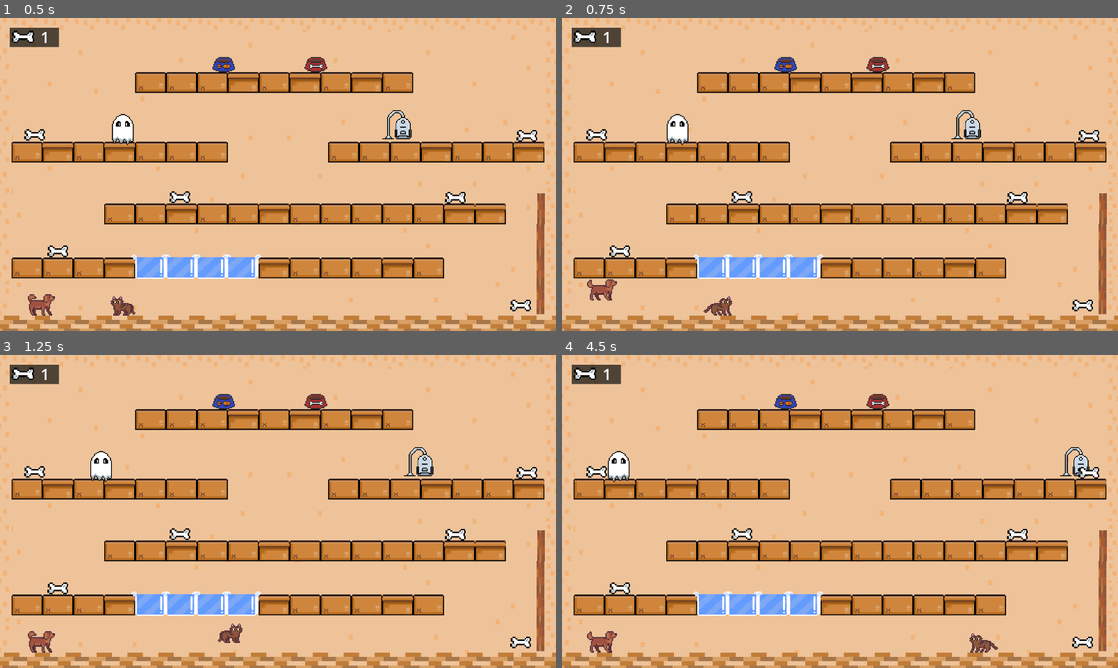
Above: before the commit, frames 1-4 (two rows, left to right).
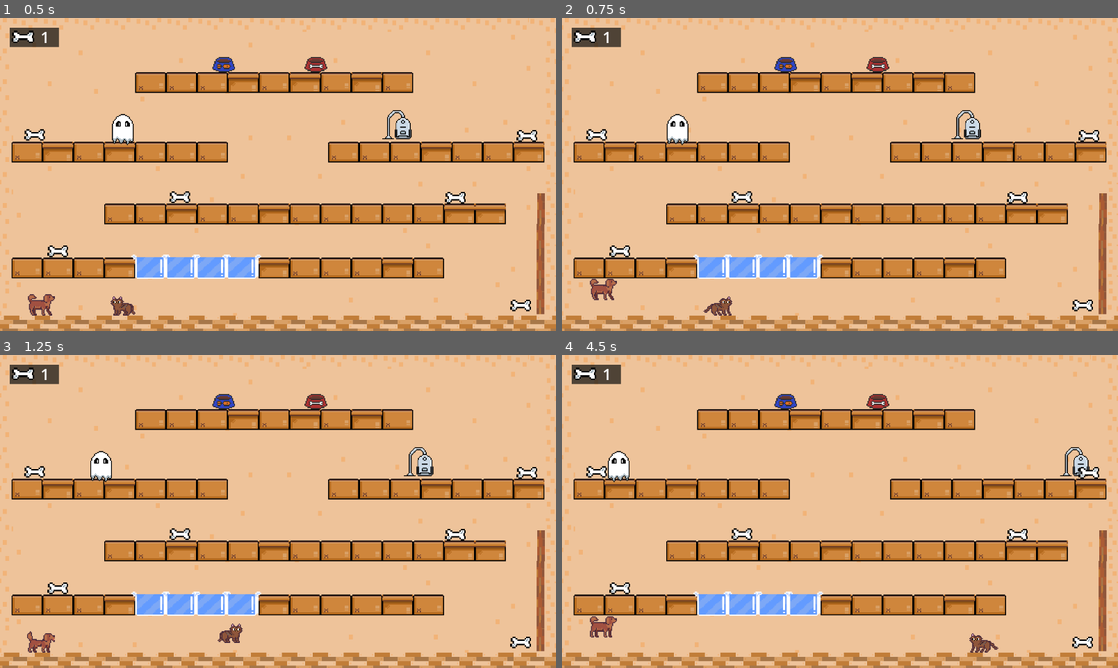
Above: after the commit, the same moments.

Repository: SimranKBrar/FrinciAndRosie
Game: Godot game, scene res://Scenes/Main.tscn
Two runs of this game, one before a commit and one after it. Both use one fixed random seed, a clock stepped at 60 frames per second and the inputs below.
Inputs:
- Up to frame 1 (0.5 s): no input
- Up to frame 2 (0.75 s): tap Enter (ui_accept) at 0.5 s; hold D (cat_right) from 0.53 s (still down); hold Enter (ui_accept) from 0.53 s (still down)
- Up to frame 3 (1.25 s): keep holding D (cat_right); keep holding Enter (ui_accept); tap E (cat_jump) at 0.77, 1.07 s; tap Shift (ui_attack) at 0.8 s
- Up to frame 4 (4.5 s): release Enter (ui_accept) at 1.28 s; tap Shift (ui_attack) at 1.35, 3.05, 4.35 s; tap E (cat_jump) at 1.52, 1.55, 1.82, 3.02, 3.32, 3.77, 3.8, 4.07 s; release D (cat_right) at 2.03 s; hold A (cat_left) 2.03-2.78 s; hold E (cat_jump) 2.03-2.78 s; tap Enter (ui_accept) at 2.3 s; hold D (cat_right) 2.78-4.28 s; tap Q (cat_attack) at 2.85 s; hold Enter (ui_accept) 3.53-4.28 s; hold A (cat_left) from 4.28 s (still down)

Frame 1 is identical in both runs. In frame 2, 0.1% of the frame differs, in the area x 4-10%, y 83-91%; in frame 3, 0.2%; in frame 4, 0.4%, in the area x 4-10%, y 83-96%.

Commit message:
working on animations

Diff:
--- a/FrinciAndRosie/CatPlayer.gd
+++ b/FrinciAndRosie/CatPlayer.gd
@@ -41,13 +41,13 @@
 #animations
 func player_animations():
 	#on left (add is_action_just_released so you continue running after jumping)
-	if Input.is_action_pressed("cat_left") || Input.is_action_just_released("cat_accept"):
+	if Input.is_action_pressed("cat_left") || Input.is_action_just_released("cat_jump"):
 		$AnimatedSprite2D.flip_h = false
 		$AttackBox.position.x = -50
 		$AnimatedSprite2D.play("catwalk")
 
 	#on right (add is_action_just_released so you continue running after jumping)
-	if Input.is_action_pressed("cat_right") || Input.is_action_just_released("cat_accept"):
+	if Input.is_action_pressed("cat_right") || Input.is_action_just_released("cat_jump"):
 		$AnimatedSprite2D.flip_h = true
 		$AttackBox.position.x = 0
 		$AnimatedSprite2D.play("catwalk")
--- a/FrinciAndRosie/Scenes/player.tscn
+++ b/FrinciAndRosie/Scenes/player.tscn
@@ -1,10 +1,25 @@
-[gd_scene load_steps=15 format=3 uid="uid://bgfl4ut0c54t8"]
+[gd_scene load_steps=30 format=3 uid="uid://bgfl4ut0c54t8"]
 
 [ext_resource type="Script" path="res://Scripts/player.gd" id="1_e5fsk"]
 [ext_resource type="Texture2D" uid="uid://b4edxm440muh8" path="res://Assets/Sprite-0001-Recovered3.png" id="2_8otrx"]
+[ext_resource type="Texture2D" uid="uid://bhan4y82hui0i" path="res://Assets/dogattack1.png" id="2_a46s6"]
+[ext_resource type="Texture2D" uid="uid://c3ggb0buwjube" path="res://Assets/dogattack2.png" id="3_2a837"]
 [ext_resource type="Texture2D" uid="uid://cbcmkmil2q2ql" path="res://Assets/Sprite-0001-Recovered2.png" id="3_wbr7v"]
+[ext_resource type="Texture2D" uid="uid://fjlm54t28y6i" path="res://Assets/dogdeath1.png" id="4_5u464"]
 [ext_resource type="Script" path="res://Treats.gd" id="4_8e40i"]
 [ext_resource type="Texture2D" uid="uid://x4jkevc7a7e" path="res://Assets/bone.png" id="5_07daj"]
+[ext_resource type="Texture2D" uid="uid://dsuyrlmgb4igc" path="res://Assets/dogdeath2.png" id="5_fjpa2"]
+[ext_resource type="Texture2D" uid="uid://55j3rrvbi4rf" path="res://Assets/dogdeath3.png" id="6_f0egh"]
+[ext_resource type="Texture2D" uid="uid://2p0cdbqre6c4" path="res://Assets/dogdeath4.png" id="7_brj5m"]
+[ext_resource type="Texture2D" uid="uid://nu62jqhq4e8n" path="res://Assets/dogidlke1.png" id="8_kt8ap"]
+[ext_resource type="Texture2D" uid="uid://cgw4ld6dcssxk" path="res://Assets/dogidlke2.png" id="9_d8rrl"]
+[ext_resource type="Texture2D" uid="uid://be40qcbfs6dt1" path="res://Assets/dogjump1.png" id="10_23cx2"]
+[ext_resource type="Texture2D" uid="uid://2cuki752n4c4" path="res://Assets/dogjump2.png" id="11_6pi5b"]
+[ext_resource type="Texture2D" uid="uid://4utqgb7yt6j7" path="res://Assets/dogjump3.png" id="12_gw0py"]
+[ext_resource type="Texture2D" uid="uid://df170sllrij3l" path="res://Assets/dogjump4.png" id="13_rjcrm"]
+[ext_resource type="Texture2D" uid="uid://sata1xa1y073" path="res://Assets/dogswim1.png" id="14_m8mtt"]
+[ext_resource type="Texture2D" uid="uid://cplabophgfjnx" path="res://Assets/dogswim2.png" id="15_frwkh"]
+[ext_resource type="Texture2D" uid="uid://bu6qte7bdpn54" path="res://Assets/dogswim3.png" id="16_u30kt"]
 
 [sub_resource type="RectangleShape2D" id="RectangleShape2D_353vg"]
 size = Vector2(23, 22)
@@ -13,14 +28,84 @@
 animations = [{
 "frames": [{
 "duration": 1.0,
+"texture": ExtResource("2_a46s6")
+}, {
+"duration": 1.0,
+"texture": ExtResource("3_2a837")
+}],
+"loop": false,
+"name": &"dog_attack",
+"speed": 3.0
+}, {
+"frames": [{
+"duration": 1.0,
+"texture": ExtResource("4_5u464")
+}, {
+"duration": 1.0,
+"texture": ExtResource("5_fjpa2")
+}, {
+"duration": 1.0,
+"texture": ExtResource("6_f0egh")
+}, {
+"duration": 1.0,
+"texture": ExtResource("7_brj5m")
+}],
+"loop": false,
+"name": &"dog_death",
+"speed": 3.0
+}, {
+"frames": [{
+"duration": 1.0,
+"texture": ExtResource("8_kt8ap")
+}, {
+"duration": 1.0,
+"texture": ExtResource("9_d8rrl")
+}],
+"loop": true,
+"name": &"dog_idle",
+"speed": 2.0
+}, {
+"frames": [{
+"duration": 1.0,
+"texture": ExtResource("10_23cx2")
+}, {
+"duration": 1.0,
+"texture": ExtResource("11_6pi5b")
+}, {
+"duration": 1.0,
+"texture": ExtResource("12_gw0py")
+}, {
+"duration": 1.0,
+"texture": ExtResource("13_rjcrm")
+}],
+"loop": false,
+"name": &"dog_jump",
+"speed": 5.0
+}, {
+"frames": [{
+"duration": 1.0,
+"texture": ExtResource("14_m8mtt")
+}, {
+"duration": 1.0,
+"texture": ExtResource("15_frwkh")
+}, {
+"duration": 1.0,
+"texture": ExtResource("16_u30kt")
+}],
+"loop": false,
+"name": &"dog_swim",
+"speed": 7.0
+}, {
+"frames": [{
+"duration": 1.0,
 "texture": ExtResource("2_8otrx")
 }, {
 "duration": 1.0,
 "texture": ExtResource("3_wbr7v")
 }],
 "loop": false,
-"name": &"dogwalk",
-"speed": 5.0
+"name": &"dog_walk",
+"speed": 6.0
 }]
 
 [sub_resource type="RectangleShape2D" id="RectangleShape2D_mnchj"]
@@ -68,7 +153,7 @@
 [node name="AnimatedSprite2D" type="AnimatedSprite2D" parent="."]
 position = Vector2(3, -1)
 sprite_frames = SubResource("SpriteFrames_fwyh0")
-animation = &"dogwalk"
+animation = &"dog_walk"
 frame = 1
 frame_progress = 1.0
 
--- a/FrinciAndRosie/Scripts/player.gd
+++ b/FrinciAndRosie/Scripts/player.gd
@@ -43,18 +43,19 @@
 	if Input.is_action_pressed("ui_left") || Input.is_action_just_released("ui_accept"):
 		$AnimatedSprite2D.flip_h = true
 		$AttackBox.position.x = -55
-		$AnimatedSprite2D.play("dogwalk")
+		$AnimatedSprite2D.play("dog_walk")
 
 	#on right (add is_action_just_released so you continue running after jumping)
 	if Input.is_action_pressed("ui_right") || Input.is_action_just_released("ui_accept"):
 		$AnimatedSprite2D.flip_h = false
 		$AttackBox.position.x = 0
-		$AnimatedSprite2D.play("dogwalk")
+		$AnimatedSprite2D.play("dog_walk")
 
+	#on jump
+	if  Input.is_action_pressed("ui_accept") and is_on_floor():
+		$AnimatedSprite2D.play("dog_jump")
+		velocity.y = jump_height
 
-	#on idle if nothing is being pressed
-	#if !Input.is_anything_pressed():
-	#	$AnimatedSprite2D.play("idle")
 
 #singular input captures
 func _input(event):
@@ -66,12 +67,9 @@
 	#on attack
 	if event.is_action_pressed("ui_attack"):
 		attack()
-		#$AnimatedSprite2D.play("attack")
+		$AnimatedSprite2D.play("dog_attack")
 
-	#on jump
-	if event.is_action_pressed("ui_accept") and is_on_floor():
-		velocity.y = jump_height
-		$AnimatedSprite2D.play("jump")
+
 
 	if Global.is_climbing:
 		if Input.is_action_pressed("ui_up"):
Binary file added: FrinciAndRosie/Assets/catattack1.png
Not shown, added: FrinciAndRosie/Assets/catattack1.png.import
Binary file added: FrinciAndRosie/Assets/catattack2.png
Not shown, added: FrinciAndRosie/Assets/catattack2.png.import
Binary file added: FrinciAndRosie/Assets/catattack3.png
Not shown, added: FrinciAndRosie/Assets/catattack3.png.import
Binary file added: FrinciAndRosie/Assets/catclimb1.png
Not shown, added: FrinciAndRosie/Assets/catclimb1.png.import
Binary file added: FrinciAndRosie/Assets/catclimb2.png
Not shown, added: FrinciAndRosie/Assets/catclimb2.png.import
Binary file added: FrinciAndRosie/Assets/catclimb3.png
Not shown, added: FrinciAndRosie/Assets/catclimb3.png.import
(and 62 more such lines)
